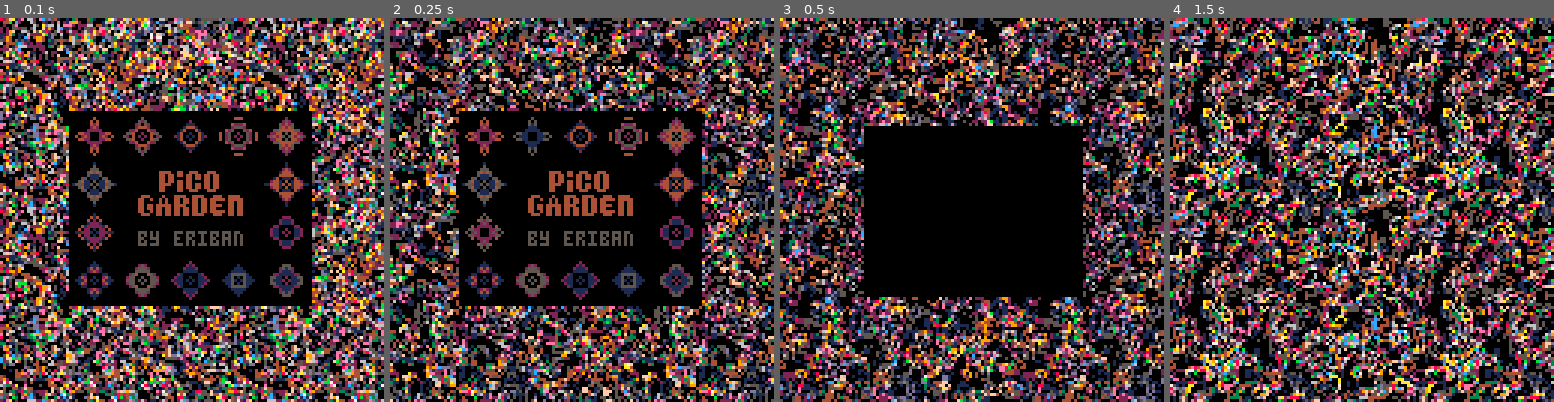
Above: before the commit, frames 1-4 (left to right).
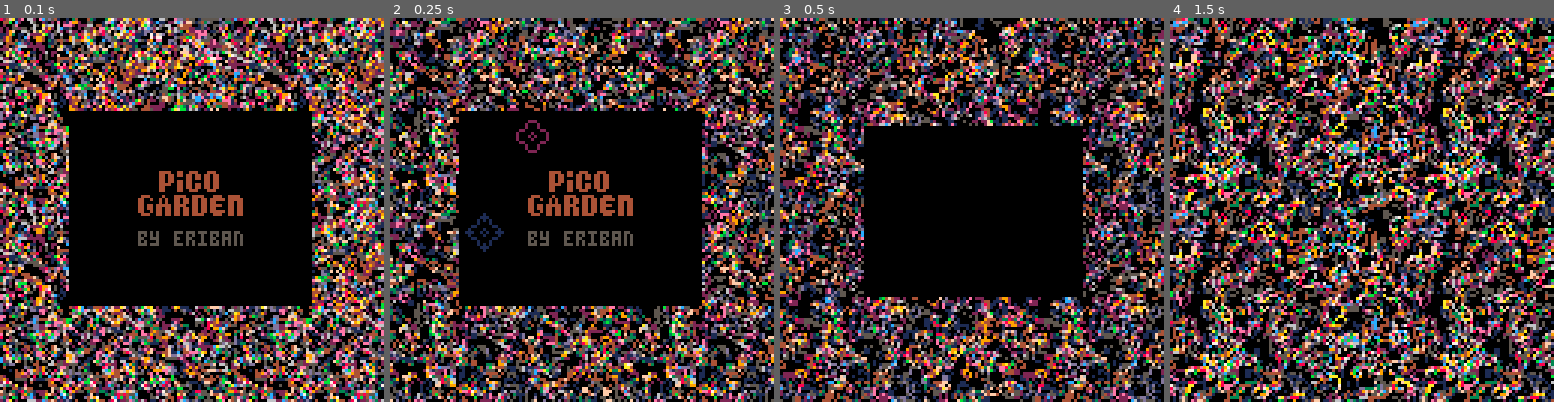
Above: after the commit, the same moments.

Repository: erwinbonsma/PicoGarden
Game: PICO-8 cartridge picogarden.p8
The game is run twice, just before and just after one commit, with the same random seed, the same clock (stepped at 60 frames per second) and the same inputs.
Inputs:
- Up to frame 1 (0.1 s): no input
- Up to frame 2 (0.25 s): no input
- Up to frame 3 (0.5 s): tap O (Z key) at 0.33 s
- Up to frame 4 (1.5 s): tap O (Z key) at 0.7, 1.43 s; tap X (X key) at 1.07 s

The runs differ from the first frame. In frame 1, 5.3% of the frame differs, in the area x 18-81%, y 25-74%; in frame 2, 5.5%; in frame 3, nothing differs; in frame 4, nothing differs.

Commit message:
Let flowers start from zero

Diff:
--- a/picogarden.p8
+++ b/picogarden.p8
@@ -121,13 +121,13 @@
 end
 
 function flower:draw(x,y)
- for i=0,2 do
+ for i=1,min(3,self.frame) do
   local s=self.sprites[
-   (self.frame+i)%11+1
+   (self.frame-i)%11+1
   ]
   local si=64+(s%8)*2+(s\8)*32
   pal(7,1<<self.colors[
-   (self.frame+i)%4+1
+   (self.frame-i)%4+1
   ],0)
   spr(si,x,y,2,2)
  end
